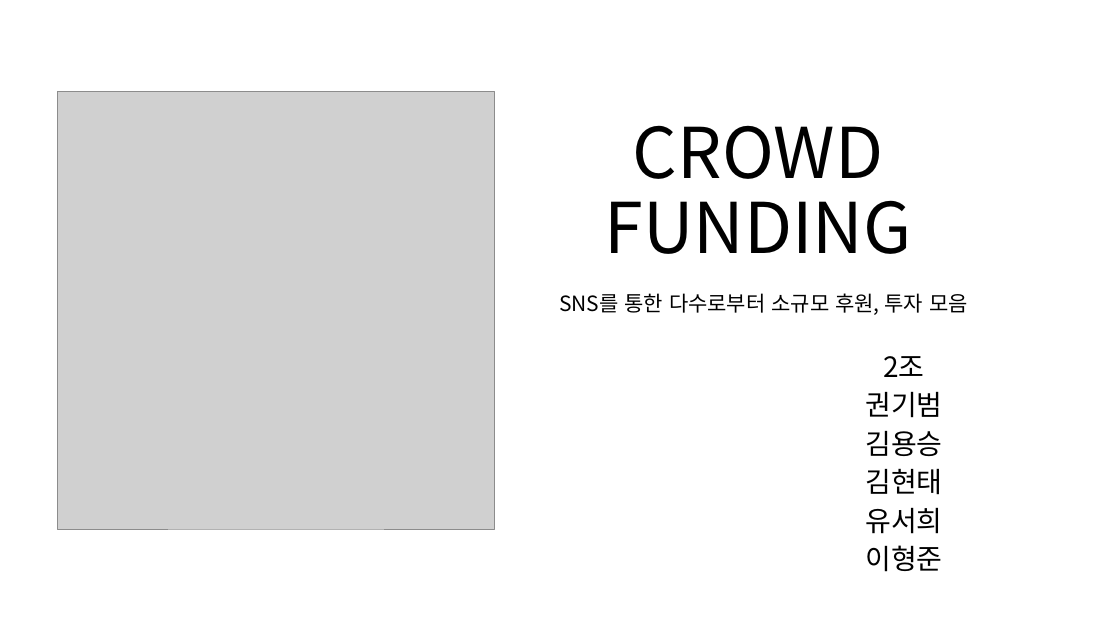
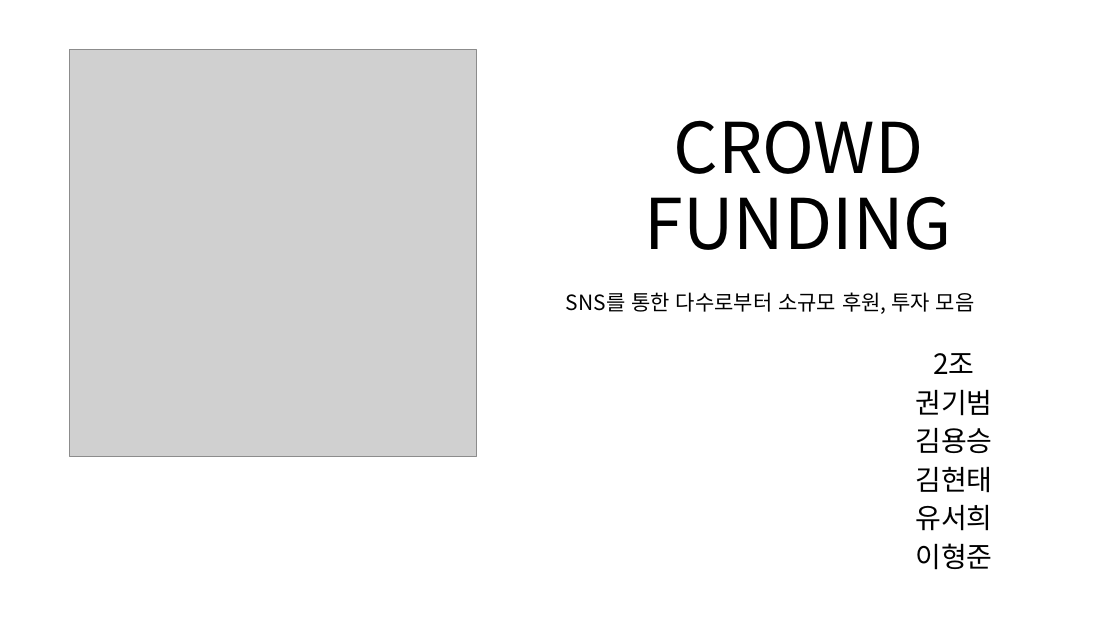
Before and after one commit to ezenteam2/EzenCrowdFunding, a slide deck: slide 1 of project03 - 발표1.pptx. Drawn at 1120x630 pixels with LibreOffice and Linux fonts; fonts in the diff are those of the drawing; grey boxes stand for pictures. Boxes give left, top, right and bottom in pixels: in the first picture for what was removed or moved away, otherwise in the second. Text is boxed around its words. In the diff, an @@ line names an element or a change of style, - is before the commit and + after.

```diff
--- a/project03 - 발표1.pptx
+++ b/project03 - 발표1.pptx
@@ picture: place and size @@
-picture at <box>57,92,495,529</box>
+picture at <box>70,50,476,456</box>
@@ title "CROWD FUNDING": place and size @@
-title "CROWD FUNDING" at <box>604,125,911,254</box>
+title "CROWD FUNDING" at <box>645,120,952,250</box>
@@ text "SNS를 통한 다수로부터 소규모 후원, ...": place and size @@
-text "SNS를 통한 다수로부터 소규모 후원, ..." at <box>559,293,968,315</box>
+text "SNS를 통한 다수로부터 소규모 후원, ..." at <box>566,292,975,314</box>
@@ subtitle "2조": place and size @@
-subtitle "2조" at <box>865,356,942,572</box>
+subtitle "2조" at <box>915,353,992,570</box>
```
